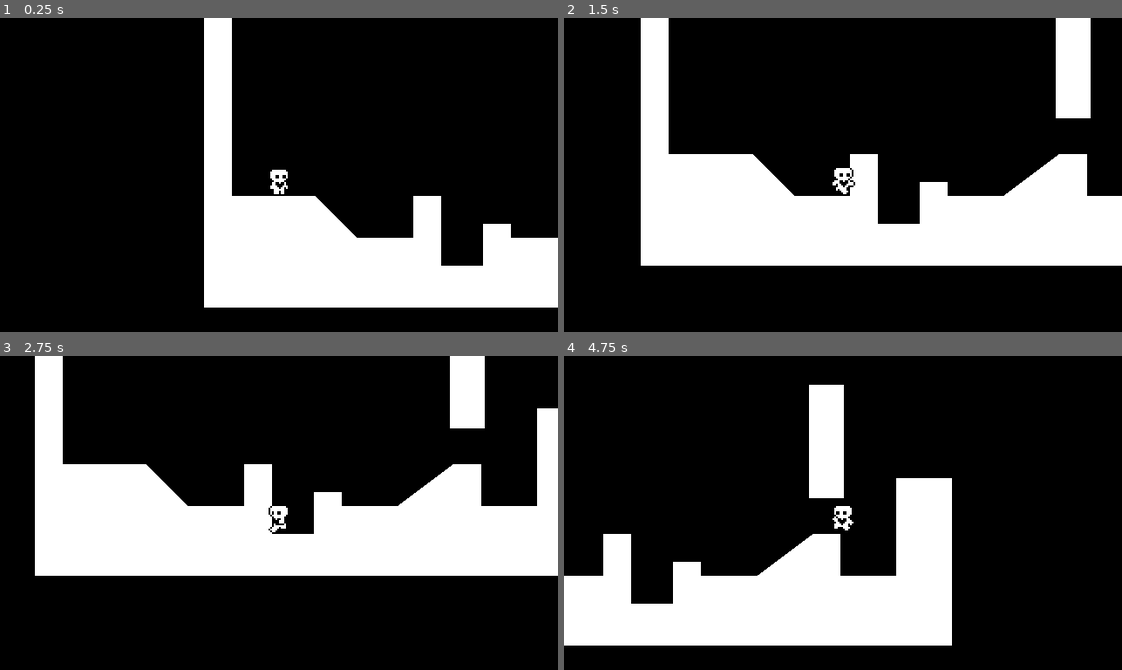
Above: before the commit, frames 1-4 (two rows, left to right).
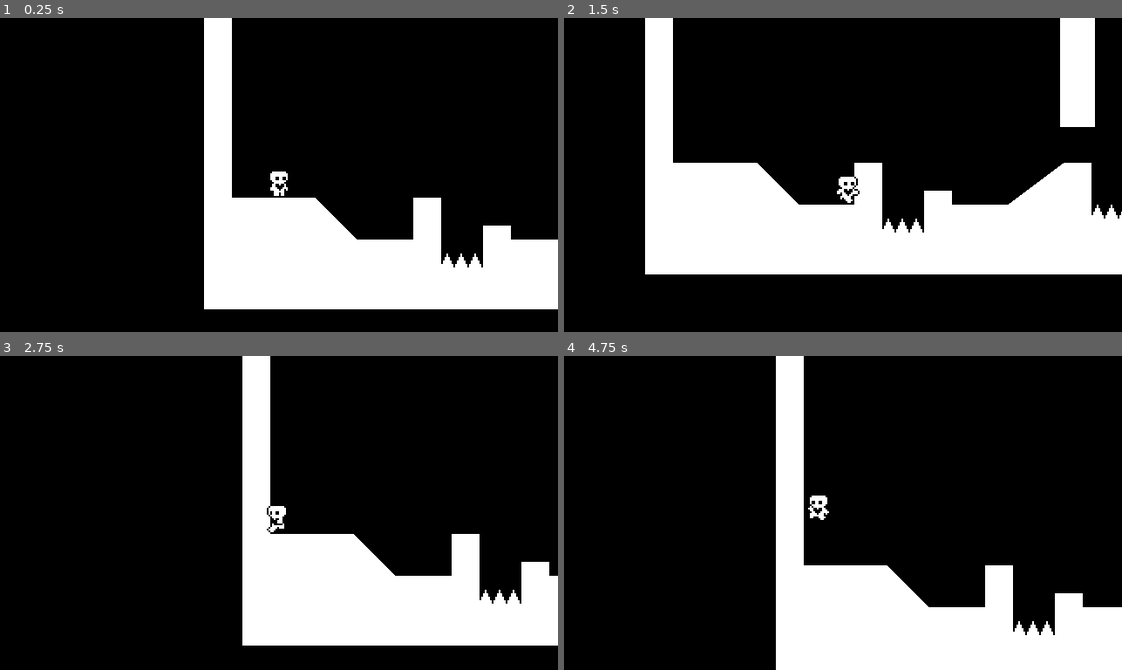
Above: after the commit, the same moments.

Repository: Hitchhiker-Dave/Heart_Beast_Tutorial_Godot4
Game: Godot game, scene res://world.tscn
Same seed, same stepped clock (60 frames per second), same inputs: the game is played once before the commit and once after it.
Inputs:
- Up to frame 1 (0.25 s): no input
- Up to frame 2 (1.5 s): tap Enter (ui_accept) at 0.5, 0.77 s; hold Right (ui_right) from 0.53 s (still down)
- Up to frame 3 (2.75 s): tap Enter (ui_accept) at 1.52 s; release Right (ui_right) at 2.03 s; hold Left (ui_left) from 2.03 s (still down)
- Up to frame 4 (4.75 s): release Left (ui_left) at 2.78 s; hold Right (ui_right) 2.78-4.28 s; tap Enter (ui_accept) at 3.02, 3.77, 4.52 s; hold Left (ui_left) from 4.28 s (still down)

The runs differ from the first frame. In frame 1, 0.9% of the frame differs, in the area x 36-100%, y 48-93%; in frame 2, 6.7%; in frame 3, 39%, in the area x 6-100%, y 0-93%; in frame 4, 28%.

Commit message:
Hazards
Added Spikes and empty Hazard/Hurtbox Object. Also fixed a bug where the double jump would override a coyote time jump

Diff:
--- /dev/null
+++ b/hazard_area.tscn
@@ -0,0 +1,5 @@
+[gd_scene format=3 uid="uid://j60hb6p2ubno"]
+
+[node name="HazardArea" type="Area2D"]
+collision_layer = 4
+collision_mask = 0
--- a/player.gd
+++ b/player.gd
@@ -1,6 +1,5 @@
 #Modded template for Character Body 2d
-##Double Jump vid: 7:53 mark
-#not quite working, only substantial change was how I did air acceleration
+## Bookmark: Part 6
 extends CharacterBody2D
 
 @export var movement_data : PlayerMovementData
@@ -12,6 +11,7 @@
 
 @onready var animated_sprite_2d = $AnimatedSprite2D
 @onready var coyote_jump_timer = $CoyoteJumpTimer
+@onready var starting_position = global_position
 
 #Movement Variables
 @onready var ACCELERATION = movement_data.acceleration
@@ -48,7 +48,8 @@
 		if Input.is_action_just_pressed("ui_accept"):
 			velocity.y = JUMP_VELOCITY #move and slide applies delta when changing velocity
 
-	if not is_on_floor(): #Handling for Short Hops; not an else statement due to coyote time condition above
+	#Must be an elif so that coyote time isn't overridden by the double jump
+	elif not is_on_floor(): #Handling for Short Hops; not an else statement due to coyote time condition above
 		if Input.is_action_just_released("ui_accept") and velocity.y < JUMP_VELOCITY / 2: #If in the air and the jump key is released
 			velocity.y = JUMP_VELOCITY / 2
 
@@ -110,3 +111,8 @@
 		coyote_jump_timer.start()
 
 	just_wall_jumped = false
+
+#detect hazard; do not need to specifiy area as long as HazardDetector node looks towards the hazard layer
+func _on_hazard_detector_area_entered(area):
+	#basically simulate instant death by "respawning" player at the starting position
+	global_position = starting_position
--- a/player.tscn
+++ b/player.tscn
@@ -82,7 +82,11 @@
 radius = 16.0
 height = 60.0
 
+[sub_resource type="RectangleShape2D" id="RectangleShape2D_mefey"]
+size = Vector2(6, 12)
+
 [node name="Player" type="CharacterBody2D"]
+collision_layer = 2
 floor_snap_length = 3.0
 script = ExtResource("1_cuhup")
 movement_data = ExtResource("2_6rych")
@@ -104,3 +108,15 @@
 
 [node name="Camera2D" type="Camera2D" parent="."]
 position = Vector2(0, -12)
+position_smoothing_enabled = true
+position_smoothing_speed = 10.0
+
+[node name="HazardDetector" type="Area2D" parent="."]
+collision_layer = 0
+collision_mask = 4
+
+[node name="CollisionShape2D" type="CollisionShape2D" parent="HazardDetector"]
+position = Vector2(0, -7)
+shape = SubResource("RectangleShape2D_mefey")
+
+[connection signal="area_entered" from="HazardDetector" to="." method="_on_hazard_detector_area_entered"]
--- a/project.godot
+++ b/project.godot
@@ -34,6 +34,12 @@
 ]
 }
 
+[layer_names]
+
+2d_physics/layer_1="World"
+2d_physics/layer_2="Player"
+2d_physics/layer_3="Hazards"
+
 [rendering]
 
 textures/canvas_textures/default_texture_filter=0
--- /dev/null
+++ b/spikes.tscn
@@ -0,0 +1,19 @@
+[gd_scene load_steps=3 format=3 uid="uid://pxstnau1emlp"]
+
+[ext_resource type="Texture2D" uid="uid://i4tb0e6ivp15" path="res://spikes.png" id="1_n1jr5"]
+[ext_resource type="PackedScene" uid="uid://j60hb6p2ubno" path="res://hazard_area.tscn" id="2_obnt5"]
+
+[node name="Spikes" type="Node2D"]
+
+[node name="Sprite2D" type="Sprite2D" parent="."]
+position = Vector2(8, -8)
+texture = ExtResource("1_n1jr5")
+
+[node name="HazardArea" parent="." instance=ExtResource("2_obnt5")]
+
+[node name="CollisionPolygon2D" type="CollisionPolygon2D" parent="HazardArea"]
+position = Vector2(8, 0)
+polygon = PackedVector2Array(0, 0, 3, -6, 4, -6, 7, 0)
+
+[node name="CollisionPolygon2D2" type="CollisionPolygon2D" parent="HazardArea"]
+polygon = PackedVector2Array(0, 0, 3, -6, 4, -6, 7, 0)
--- a/world.tscn
+++ b/world.tscn
@@ -1,7 +1,8 @@
-[gd_scene load_steps=4 format=3 uid="uid://c0b2l12gxrpb3"]
+[gd_scene load_steps=5 format=3 uid="uid://c0b2l12gxrpb3"]
 
 [ext_resource type="Script" path="res://world.gd" id="1_crp78"]
 [ext_resource type="PackedScene" uid="uid://cxhbgysk4o3wk" path="res://player.tscn" id="2_7xh2h"]
+[ext_resource type="PackedScene" uid="uid://pxstnau1emlp" path="res://spikes.tscn" id="3_g4mw1"]
 
 [sub_resource type="RectangleShape2D" id="RectangleShape2D_dyyg6"]
 size = Vector2(20, 63)
@@ -11,9 +12,10 @@
 
 [node name="StaticBody2D" type="StaticBody2D" parent="."]
 position = Vector2(1, 0)
+collision_mask = 0
 
 [node name="CollisionPolygon2D" type="CollisionPolygon2D" parent="StaticBody2D"]
-polygon = PackedVector2Array(-1, 0, 15, 0, 15, 128, 63, 128, 87, 152, 119, 152, 119, 128, 135, 128, 135, 168, 159, 168, 159, 144, 175, 144, 175, 152, 207, 152, 239, 128, 255, 128, 255, 152, 287, 152, 287, 96, 319, 96, 319, 192, -1, 192)
+polygon = PackedVector2Array(-1, 0, 15, 0, 15, 128, 63, 128, 87, 152, 119, 152, 119, 128, 135, 128, 135, 168, 159, 168, 159, 144, 175, 144, 175, 152, 207, 152, 239, 128, 255, 128, 255, 160, 287, 160, 287, 72, 319, 72, 319, 192, -1, 192)
 
 [node name="Polygon2D" type="Polygon2D" parent="StaticBody2D/CollisionPolygon2D"]
 
@@ -29,3 +31,15 @@
 
 [node name="Player" parent="." instance=ExtResource("2_7xh2h")]
 position = Vector2(43, 120)
+
+[node name="Spikes" parent="." instance=ExtResource("3_g4mw1")]
+position = Vector2(136, 168)
+
+[node name="Spikes2" parent="." instance=ExtResource("3_g4mw1")]
+position = Vector2(144, 168)
+
+[node name="Spikes3" parent="." instance=ExtResource("3_g4mw1")]
+position = Vector2(256, 160)
+
+[node name="Spikes4" parent="." instance=ExtResource("3_g4mw1")]
+position = Vector2(272, 160)
Not shown: 1 places in player.tscn that only renumber resources
Binary file added: spikes.png
Not shown, added: spikes.png.import
